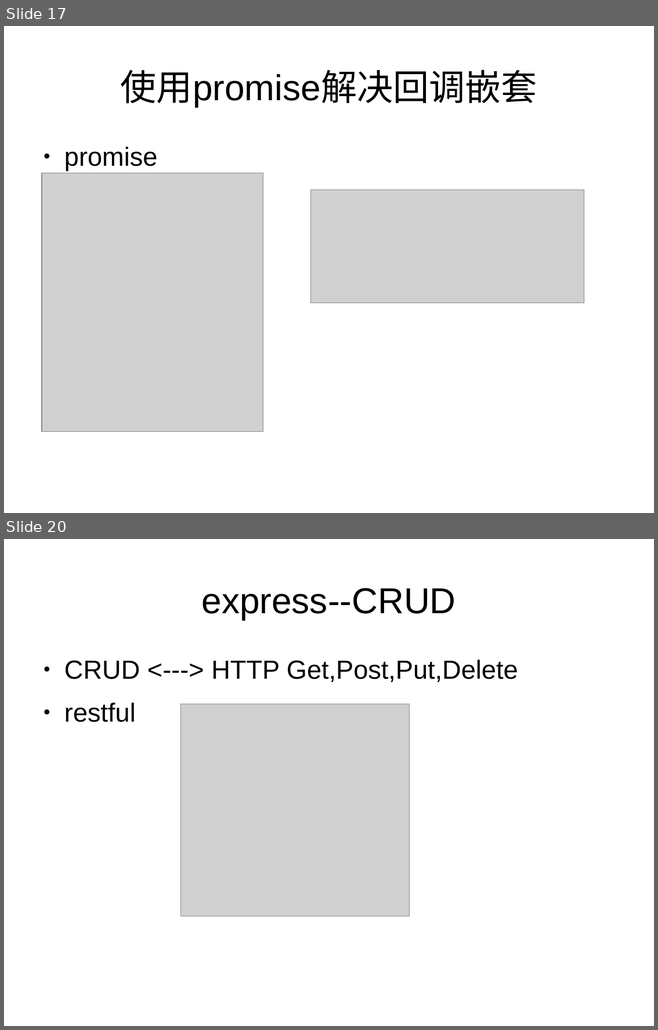
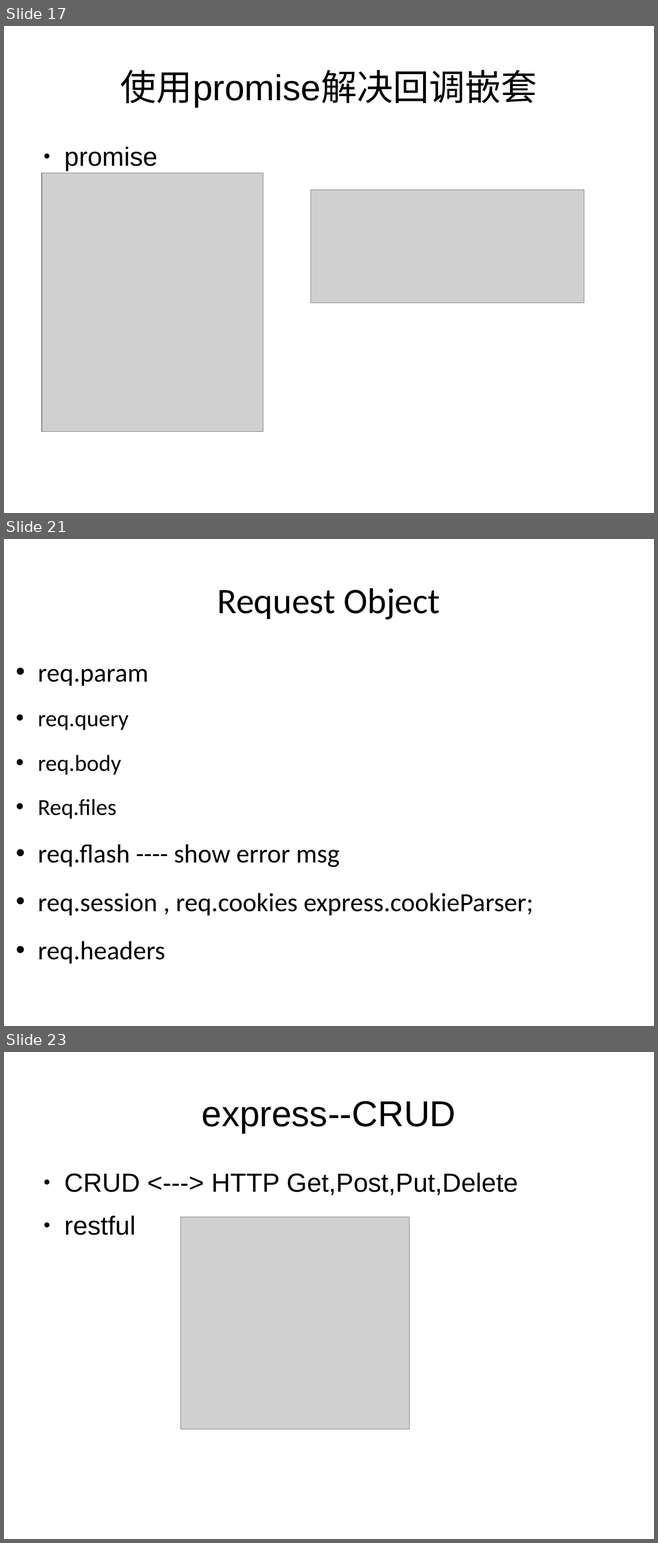
Before and after one commit to dongyuwei/frontend-utils, a slide deck: nodejs-web-dev-demo/nodejs-web-dev.odp. Shown one above the other, each under a label of ours: slides 17 and 20 before the commit, slides 17, 21 and 23 after it; the slides between them are not shown. The pictures are 658x1030 and 658x1543 pixels, drawn with LibreOffice and Linux fonts; fonts in the diff are those of the drawing; grey boxes stand for pictures. Boxes give left, top, right and bottom in pixels: in the first picture for what was removed or moved away, otherwise in the second. Text is boxed around its words. In the diff, an @@ line names an element or a change of style, - is before the commit and + after.

Commit message:
update express intro

```diff
--- a/nodejs-web-dev-demo/nodejs-web-dev.odp
+++ b/nodejs-web-dev-demo/nodejs-web-dev.odp
@@ slide 21 added at bbox=[4, 539, 654, 1026], background #FFFFFF @@
@@ title added at bbox=[217, 588, 440, 620], 44 pt, text #000000 @@
+Request Object
@@ text added at bbox=[38, 669, 533, 964], 32 pt, text #000000 @@
+• req.param
+• req.query
+• req.body
+• Req.files
+• req.flash ---- show error msg
+• req.session , req.cookies express.cookieParser;
+• req.headers
@@ what was slide 20 is now slide 23 @@
```
Also in this commit, not shown: 3 slides changed, 4 other slides added, 1 other file.
